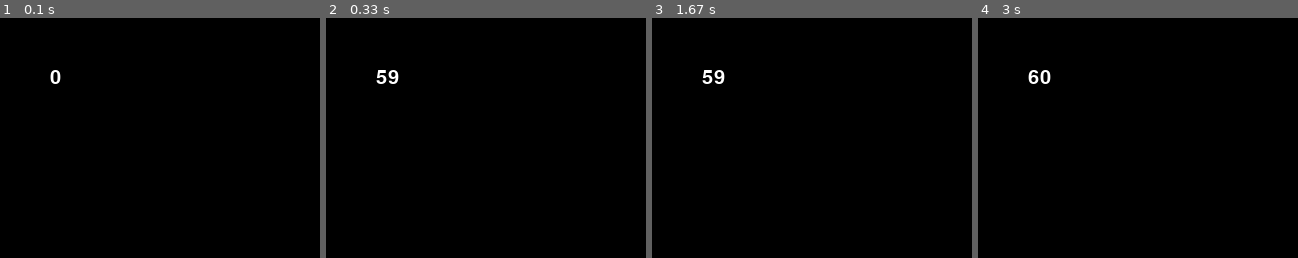
Above: before the commit, frames 1-4 (left to right).
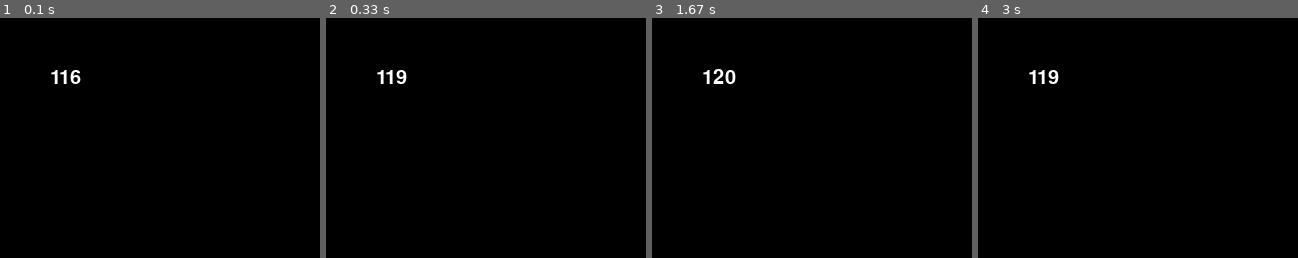
Above: after the commit, the same moments.

Repository: Martinkolevbg/PyGame
Game: pygame game, started from game/fps.py
Same seed, same stepped clock (60 frames per second), same inputs: the game is played once before the commit and once after it.
Inputs:
- Up to frame 1 (0.1 s): no input
- Up to frame 2 (0.33 s): no input
- Up to frame 3 (1.67 s): no input
- Up to frame 4 (3 s): no input

The runs differ from the first frame. In frame 1, 0.4% of the frame differs, in the area x 15-26%, y 21-28%; in frame 2, 0.4%; in frame 3, 0.4%, in the area x 15-27%, y 21-28%; in frame 4, 0.4%.

Commit message:
Fixed bug with drawing projectiles

Diff:
--- a/game/fps.py
+++ b/game/fps.py
@@ -19,7 +19,7 @@
         screen.blit(fps, (50, 50))
         pg.display.flip()
         # Important to call 'tick' only once per frame https://stackoverflow.com/a/35620064
-        clock.tick(60)
+        clock.tick(144)
 
     pg.quit()
     sys.exit()
--- a/game/game.py
+++ b/game/game.py
@@ -34,8 +34,8 @@
 bulletSound = pygame.mixer.Sound('bullet.wav')
 hitSound = pygame.mixer.Sound('hit.wav')
 
-music = pygame.mixer.music.load('game/images/music.mp3')
-pygame.mixer.music.play(-1)
+# music = pygame.mixer.music.load('game/images/music.mp3')
+# pygame.mixer.music.play(-1)
 
 score = 0
 
@@ -104,7 +104,8 @@
         self.vel = 8 * facing
 
     def draw(self, win):
-        pygame.draw.circle(win, self.color, (self.x, self.y), self.radius)
+        pygame.draw.circle(win, self.color, (int(self.x), int(self.y)),
+                           self.radius)
 
 
 class enemy(object):
@@ -188,7 +189,7 @@
             self.health -= 1
         else:
             self.visible = False
-        print('hit')
+        # print('hit')
 
 
 def redrawGameWindow():
